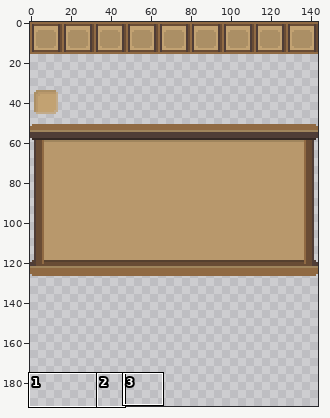
Sprite sheet, stored at Assets/Sprites/UI/UI.png. The first picture is a wide view before the edit; the outline marks the close-up.
Close-up. As it was:
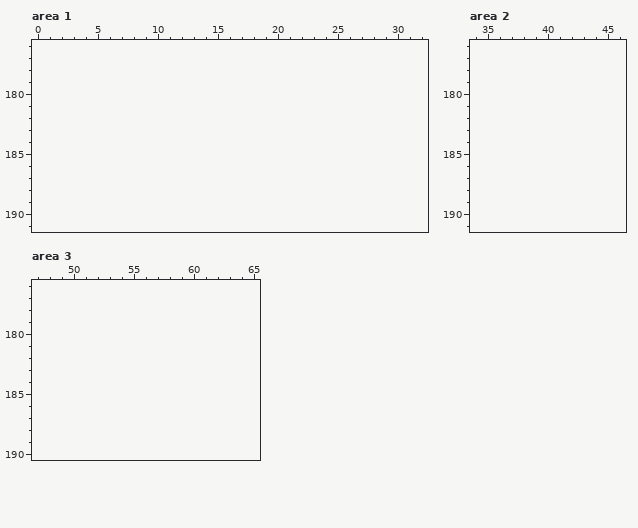
The file is 144x128 pixels. Colours within 5 levels of each other are drawn and written as one. Shown: area 1: x 0..32, y 176..191; area 2: x 34..46, y 176..191; area 3: x 47..65, y 176..190. The old version is drawn lined up with the new one, on the new canvas. The commit also changed other parts of the picture, which this record leaves out.
After:
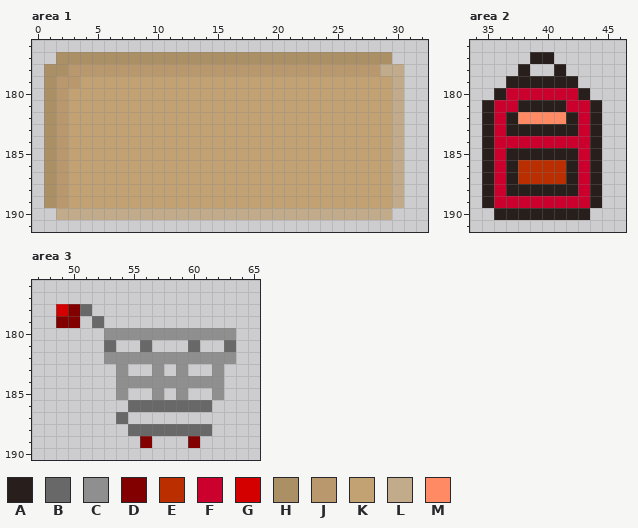
Palette (. is transparent): A #281f1c  B #686868  C #8f8f8f  D #820000  E #ba2e00  F #cb002d  G #d40000  H #ab8f65  J #b8986c  K #c2a272  L #c2ab8a  M #ff8a63
What changed:
canvas 144x128 -> 144x192
--- area 1
@@ x 0..32 @@
 176 .................................
-177 .................................
-178 .................................
-179 .................................
-180 .................................
-181 .................................
-182 .................................
-183 .................................
-184 .................................
-185 .................................
-186 .................................
-187 .................................
-188 .................................
-189 .................................
-190 .................................
+177 ..HHHHHHHHHHHHHHHHHHHHHHHHHHHH...
+178 .HHJJJJJJJJJJJJJJJJJJJJJJJJJJLL..
+179 .HJJKKKKKKKKKKKKKKKKKKKKKKKKKKL..
+180 .HJKKKKKKKKKKKKKKKKKKKKKKKKKKKL..
+181 .HJKKKKKKKKKKKKKKKKKKKKKKKKKKKL..
+182 .HJKKKKKKKKKKKKKKKKKKKKKKKKKKKL..
+183 .HJKKKKKKKKKKKKKKKKKKKKKKKKKKKL..
+184 .HJKKKKKKKKKKKKKKKKKKKKKKKKKKKL..
+185 .HJKKKKKKKKKKKKKKKKKKKKKKKKKKKL..
+186 .HJKKKKKKKKKKKKKKKKKKKKKKKKKKKL..
+187 .HJKKKKKKKKKKKKKKKKKKKKKKKKKKKL..
+188 .HJKKKKKKKKKKKKKKKKKKKKKKKKKKKL..
+189 .HJKKKKKKKKKKKKKKKKKKKKKKKKKKKL..
+190 ..LLLLLLLLLLLLLLLLLLLLLLLLLLLL...
 191 .................................
--- area 2
@@ x 34..46 @@
 176 .............
-177 .............
-178 .............
-179 .............
-180 .............
-181 .............
-182 .............
-183 .............
-184 .............
-185 .............
-186 .............
-187 .............
-188 .............
-189 .............
-190 .............
+177 .....AA......
+178 ....A..A.....
+179 ...AAAAAA....
+180 ..AFFFFFFA...
+181 .AFFAAAAFFA..
+182 .AFAMMMMAFA..
+183 .AFAAAAAAFA..
+184 .AFFFFFFFFA..
+185 .AFAAAAAAFA..
+186 .AFAEEEEAFA..
+187 .AFAEEEEAFA..
+188 .AFAAAAAAFA..
+189 .AFFFFFFFFA..
+190 ..AAAAAAAA...
 191 .............
--- area 3
@@ x 47..65 @@
 177 ...................
-178 ...................
-179 ...................
-180 ...................
-181 ...................
-182 ...................
-183 ...................
-184 ...................
-185 ...................
-186 ...................
-187 ...................
-188 ...................
-189 ...................
+178 ..GDB..............
+179 ..DD.B.............
+180 ......CCCCCCCCCCC..
+181 ......B..B...B..B..
+182 ......CCCCCCCCCCC..
+183 .......C..C.C..C...
+184 .......CCCCCCCCC...
+185 .......C..C.C..C...
+186 ........BBBBBBB....
+187 .......B...........
+188 ........BBBBBBB....
+189 .........D...D.....
 190 ...................
Changed places in both close-ups, as pixel boxes (x1, y1, x2, y2):
added: (44, 52, 404, 220)
added: (482, 52, 602, 220)
added: (56, 304, 236, 448)
